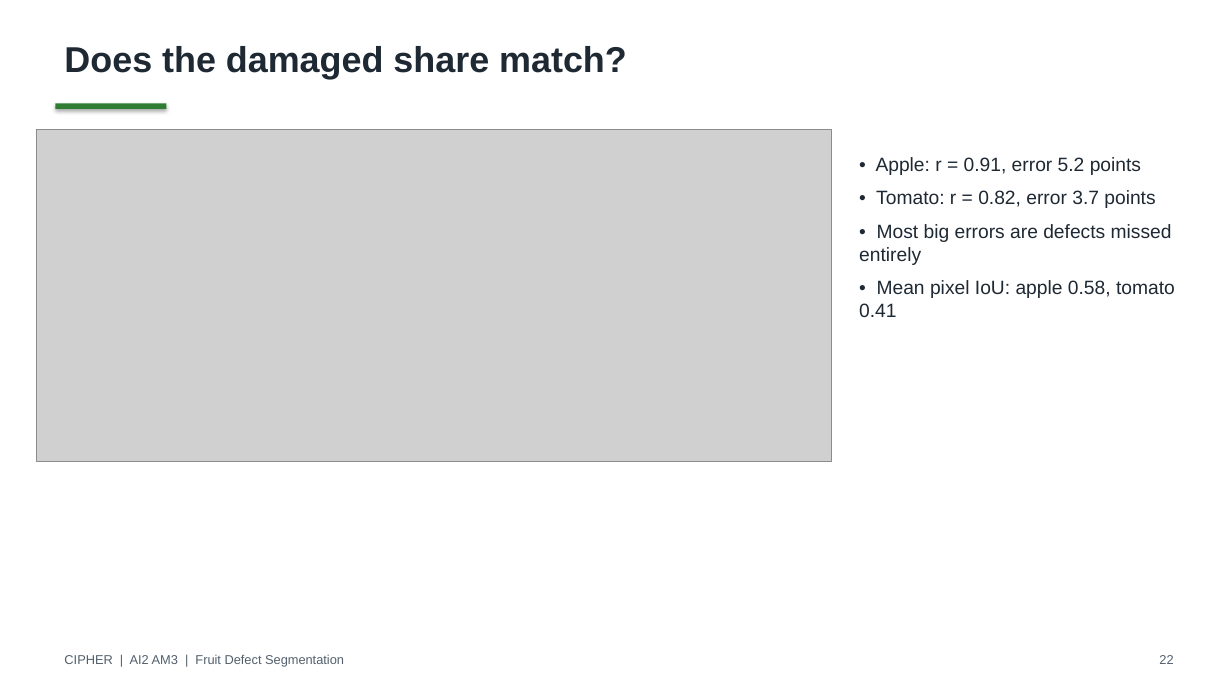
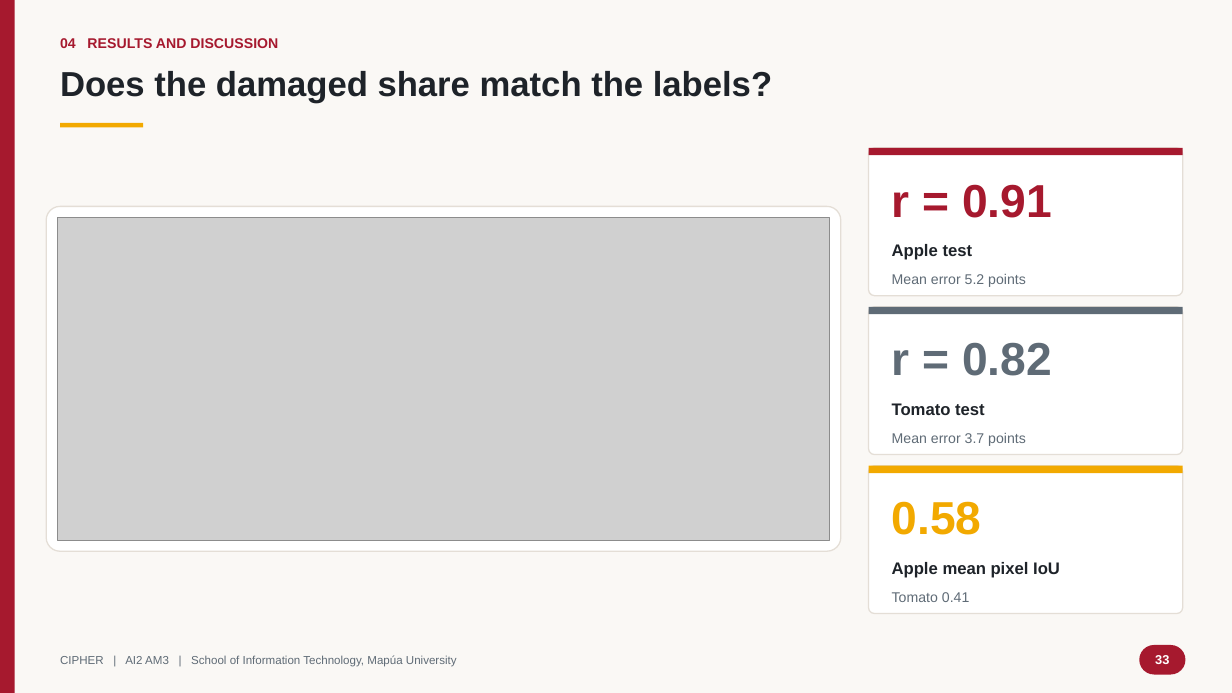
Before and after one commit to RalphKGM/ai2-computer-vision, a slide deck: slide 33 of 5_PPT_Presentation/CIPHER_AI2_Final_Defense.pptx (slide 22 before the commit). Drawn at 1232x693 pixels with LibreOffice and Linux fonts; fonts in the diff are those of the drawing; grey boxes stand for pictures. Boxes give left, top, right and bottom in pixels: in the first picture for what was removed or moved away, otherwise in the second. Text is boxed around its words. In the diff, an @@ line names an element or a change of style, - is before the commit and + after.

```diff
--- a/5_PPT_Presentation/CIPHER_AI2_Final_Defense.pptx
+++ b/5_PPT_Presentation/CIPHER_AI2_Final_Defense.pptx
@@ background #FFFFFF to #FAF8F5 @@
@@ rectangle added at (0, 0, 15, 693), fill #A6192E @@
@@ text added at (60, 38, 278, 48), 11 pt, text #A6192E, bold @@
+04 RESULTS AND DISCUSSION
@@ text at (60, 71, 772, 103): text changed; size 28 to 27 pt; text colour #1F2933 to #1E2329 @@
-Does the damaged share match?
+Does the damaged share match the labels?
@@ rectangle: place and size @@
-rectangle at (55, 104, 166, 109)
+rectangle at (60, 123, 143, 128)
@@ rectangle at (60, 123, 143, 128): fill #2E7D32 to #F2A900; shadow off @@
@@ rounded rectangle added at (869, 148, 1183, 296), fill #FFFFFF, outline #E4DED6 1 pt @@
@@ rectangle added at (869, 148, 1183, 155), fill #A6192E @@
@@ text removed at (859, 157, 1175, 317) @@
-• Apple: r = 0.91, error 5.2 points
-• Tomato: r = 0.82, error 3.7 points
-• Most big errors are defects missed entirely
-• Mean pixel IoU: apple 0.58, tomato 0.41
@@ rounded rectangle added at (46, 206, 841, 551), fill #FFFFFF, outline #E4DED6 1 pt @@
@@ text added at (892, 184, 1052, 218), 36 pt, text #A6192E, bold @@
+r = 0.91
@@ picture: place and size @@
-picture at (37, 129, 832, 461)
+picture at (57, 217, 830, 540)
@@ text added at (892, 244, 973, 260), 13 pt, text #1E2329, bold @@
+Apple test
@@ text added at (892, 274, 1026, 287), 11 pt, text #5F6B76 @@
+Mean error 5.2 points
@@ rounded rectangle added at (869, 307, 1183, 455), fill #FFFFFF, outline #E4DED6 1 pt @@
@@ rectangle added at (869, 307, 1183, 314), fill #5F6B76 @@
@@ text added at (892, 343, 1052, 376), 36 pt, text #5F6B76, bold @@
+r = 0.82
@@ text added at (892, 403, 985, 415), 13 pt, text #1E2329, bold @@
+Tomato test
@@ text added at (892, 433, 1026, 446), 11 pt, text #5F6B76 @@
+Mean error 3.7 points
@@ rounded rectangle added at (869, 466, 1183, 614), fill #FFFFFF, outline #E4DED6 1 pt @@
@@ rectangle added at (869, 466, 1183, 473), fill #F2A900 @@
@@ text added at (892, 501, 982, 535), 36 pt, text #F2A900, bold @@
+0.58
@@ text added at (892, 562, 1060, 578), 13 pt, text #1E2329, bold @@
+Apple mean pixel IoU
@@ text added at (892, 592, 969, 602), 11 pt, text #5F6B76 @@
+Tomato 0.41
@@ text at (60, 655, 457, 667): text changed; size 10 to 9 pt; text colour #52606D to #5F6B76 @@
-CIPHER | AI2 AM3 | Fruit Defect Segmentation
+CIPHER | AI2 AM3 | School of Information Technology, Mapúa University
@@ rounded rectangle added at (1140, 645, 1186, 675), fill #A6192E, 10 pt, text #FFFFFF, bold @@
+33
@@ text removed at (1159, 655, 1173, 664) @@
-22
```
Also in this commit, not shown: 12 other slides changed, 31 slides added, 19 slides removed, 1 other file.
